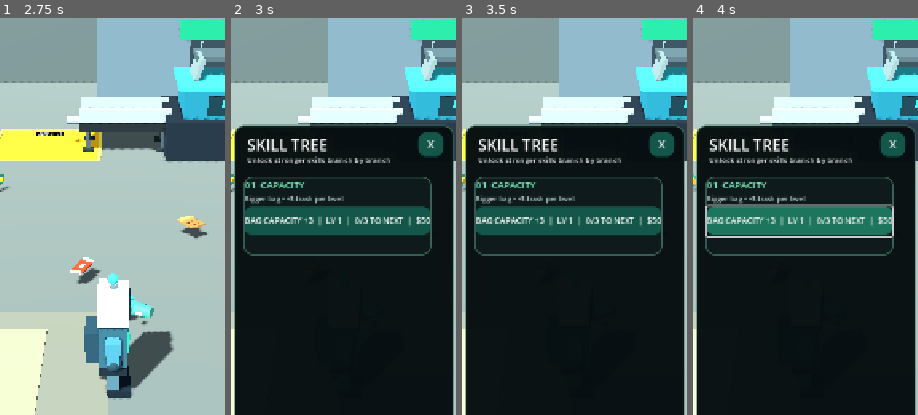
Above: before the commit, frames 1-4 (left to right).
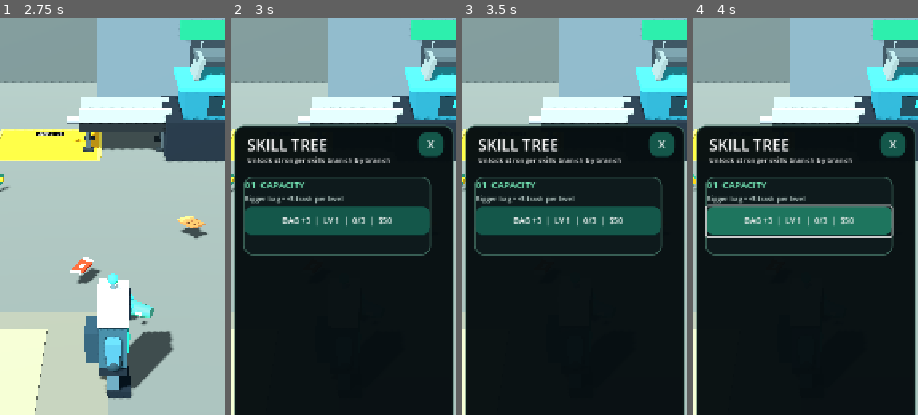
Above: after the commit, the same moments.

Repository: zekainstabot/trash-empire
Game: Godot game, scene res://Scenes/Main.tscn
Two runs of this game, one before a commit and one after it. Both use one fixed random seed, a clock stepped at 60 frames per second and the inputs below.
Inputs (mouse positions are % of the whole screen's width and height, from its top left):
- Up to frame 1 (2.75 s): move the mouse to (72, 45) at 0.52 s; hold D (move_right) 0.53-1.25 s; click (72, 45) at 0.67 s; drag from (30, 55) to (45, 70) at 1.27 s; click "PICK UP" at 2 s
- Up to frame 2 (3 s): click "SKILL TREE" at 2.75 s
- Up to frame 3 (3.5 s): no input
- Up to frame 4 (4 s): click "BAG CAPACITY +3 | LV 1 | 0/3 …" (after the commit: "BAG +3 | LV 1 | 0/3 | $50") at 3.5 s
The pictures show only the part of the screen within x 25-75%, y 15-65%; the shares and areas given below are measured in that part.

Frame 1 is identical in both runs. In frame 2, 1.2% of the frame differs, in the area x 6-90%, y 40-60%; in frame 3, 1.2%; in frame 4, 1.2%.

Commit message:
Keep skill level labels compact for mobile

Diff:
--- a/Scripts/main.gd
+++ b/Scripts/main.gd
@@ -676,12 +676,12 @@
 	var range_progress := mini(equipment_upgrade_level - 1, 3)
 	var tech_progress := mini(technology_upgrade_level - 1, 3)
 	var supply_progress := mini(spawn_upgrade_level - 1, 3)
-	skill_buttons[0].text = "BAG CAPACITY +3  |  LV %d  |  %d/3 TO NEXT  |  $%d" % [upgrade_level, bag_progress, _upgrade_cost(50, upgrade_level)]
-	skill_buttons[1].text = "MOVE SPEED  |  LV %d  |  %d/3 TO NEXT  |  $%d" % [speed_upgrade_level, speed_progress, _upgrade_cost(75, speed_upgrade_level)]
-	skill_buttons[2].text = "UNLOAD SPEED  |  LV %d  |  %d/3 TO NEXT  |  $%d" % [unload_upgrade_level, unload_progress, _upgrade_cost(100, unload_upgrade_level)]
-	skill_buttons[3].text = "PICKUP RANGE +0.75M  |  LV %d  |  %d/3 TO NEXT  |  $%d" % [equipment_upgrade_level, range_progress, _upgrade_cost(125, equipment_upgrade_level)]
-	skill_buttons[4].text = "RECYCLING VALUE  |  LV %d  |  %d/3 TO NEXT  |  $%d" % [technology_upgrade_level, tech_progress, _upgrade_cost(150, technology_upgrade_level)]
-	skill_buttons[5].text = "TRASH PER REFILL +6  |  LV %d  |  %d/3 TO NEXT  |  $%d" % [spawn_upgrade_level, supply_progress, _upgrade_cost(175, spawn_upgrade_level)]
+	skill_buttons[0].text = "BAG +3  |  LV %d  |  %d/3  |  $%d" % [upgrade_level, bag_progress, _upgrade_cost(50, upgrade_level)]
+	skill_buttons[1].text = "SPEED  |  LV %d  |  %d/3  |  $%d" % [speed_upgrade_level, speed_progress, _upgrade_cost(75, speed_upgrade_level)]
+	skill_buttons[2].text = "UNLOAD  |  LV %d  |  %d/3  |  $%d" % [unload_upgrade_level, unload_progress, _upgrade_cost(100, unload_upgrade_level)]
+	skill_buttons[3].text = "RANGE +0.75M  |  LV %d  |  %d/3  |  $%d" % [equipment_upgrade_level, range_progress, _upgrade_cost(125, equipment_upgrade_level)]
+	skill_buttons[4].text = "VALUE  |  LV %d  |  %d/3  |  $%d" % [technology_upgrade_level, tech_progress, _upgrade_cost(150, technology_upgrade_level)]
+	skill_buttons[5].text = "REFILL +6  |  LV %d  |  %d/3  |  $%d" % [spawn_upgrade_level, supply_progress, _upgrade_cost(175, spawn_upgrade_level)]
 	skill_buttons[6].text = "AUTO PICKUP  |  LV %d  |  $%d" % [auto_pickup_level, _upgrade_cost(250, auto_pickup_level + 1)]
 
 func _upgrade_spawn() -> void:
